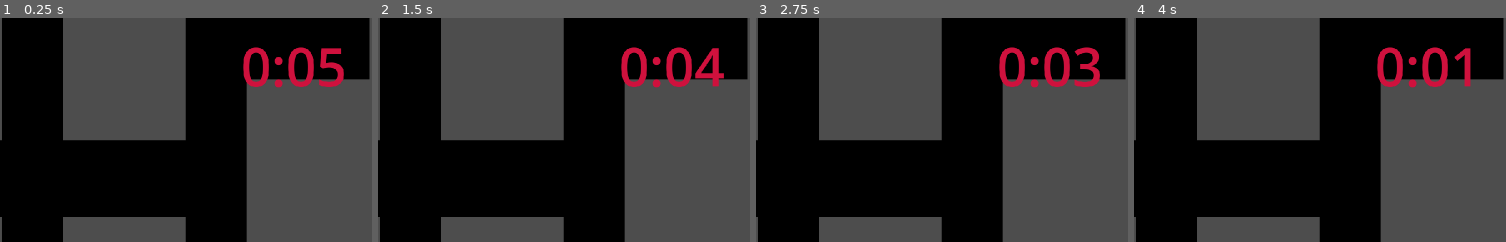
Above: before the commit, frames 1-4 (left to right).
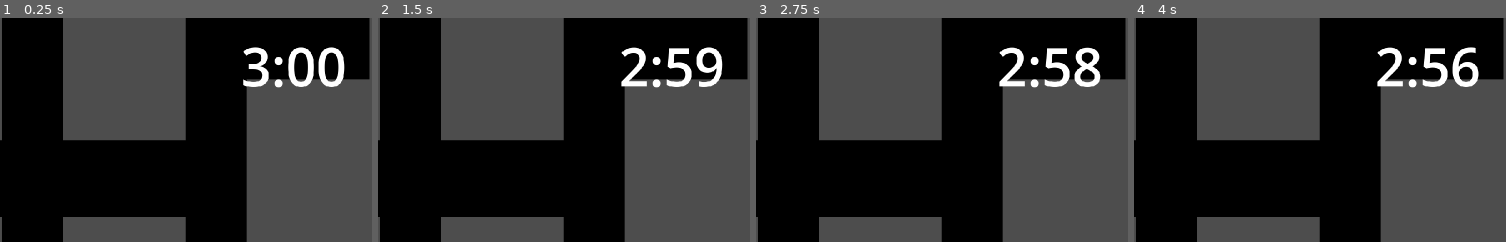
Above: after the commit, the same moments.

Repository: timo-bmgd/dungeon-raider
Game: Godot game, scene res://scenes/level_dungeon.tscn
Same seed, same stepped clock (60 frames per second), same inputs: the game is played once before the commit and once after it. This scene is started directly instead of the project's main scene.
Inputs (mouse positions are % of the whole screen's width and height, from its top left):
- Up to frame 1 (0.25 s): no input
- Up to frame 2 (1.5 s): tap Enter at 0.5 s; move the mouse to (70, 45) at 0.52 s; hold D (right) 0.53-1.28 s; tap 1 (1) at 0.6 s; click (70, 45) at 0.67 s; tap 2 (2) at 0.8, 1.35 s; tap Space at 1.25 s; move the mouse to (25, 55) at 1.27 s; hold S (down) from 1.28 s (still down)
- Up to frame 3 (2.75 s): tap 3 (3) at 1.55, 2.1 s; move the mouse to (57, 28) at 2.02 s; release S (down) at 2.03 s; hold D (right) from 2.03 s (still down); tap 4 (4) at 2.3 s
- Up to frame 4 (4 s): tap Enter at 2.75 s; move the mouse to (41, 70) at 2.77 s; release D (right) at 2.78 s; hold W (up) 2.78-3.53 s; tap 4 (4) at 2.85 s; click (41, 70) at 2.92 s; tap 1 (1) at 3.05, 3.6 s; tap Space at 3.5 s; move the mouse to (79, 65) at 3.52 s; hold A (left) from 3.53 s (still down); tap 2 (2) at 3.8 s
The pictures show only the part of the screen within x 50-100%, y 0-50%; the shares and areas given below are measured in that part.

The runs differ from the first frame. In frame 1, 2.6% of the frame differs, in the area x 65-93%, y 12-32%; in frame 2, 3.0%, in the area x 65-94%, y 12-32%; in frame 3, 2.7%; in frame 4, 2.8%.
Error before the commit: Invalid access to property or key '_on_dungeon_time_over' on a base object of type 'null instance'. (res://scripts/dungeon_death_timer.gd:19)
Error after the commit: Invalid access to property or key '_on_dungeon_time_over' on a base object of type 'null instance'. (res://scripts/dungeon_death_timer.gd:18)

Commit message:
refactor, currently fixing light turning off and on when in dungeon WIP

Diff:
--- a/scenes/game.tscn
+++ b/scenes/game.tscn
@@ -1,10 +1,9 @@
-[gd_scene load_steps=9 format=3 uid="uid://b75aajcjkg4mj"]
+[gd_scene load_steps=8 format=3 uid="uid://b75aajcjkg4mj"]
 
 [ext_resource type="Script" uid="uid://dlb3hxyyyljge" path="res://scripts/game.gd" id="1_xmnyv"]
 [ext_resource type="Script" uid="uid://b3ye5gktvbhuj" path="res://scripts/game_manager.gd" id="2_cx7qy"]
 [ext_resource type="Script" uid="uid://c351vim3omago" path="res://scripts/inventory.gd" id="4_gee14"]
 [ext_resource type="PackedScene" uid="uid://di3fotwsmkky1" path="res://scenes/player.tscn" id="4_r0gsk"]
-[ext_resource type="Texture2D" uid="uid://tti50cge3hfr" path="res://assets/sprites/lightcone.png" id="5_0tnpc"]
 [ext_resource type="PackedScene" uid="uid://bvpekn53kuron" path="res://scenes/ui.tscn" id="6_6370d"]
 [ext_resource type="Script" uid="uid://vbag1du7jjov" path="res://scripts/ui.gd" id="7_fojqs"]
 [ext_resource type="PackedScene" uid="uid://cxktw3i3rbctq" path="res://scenes/main_menu_buttons.tscn" id="8_gee14"]
@@ -31,15 +30,6 @@
 
 [node name="Inventory" type="Node" parent="Player"]
 script = ExtResource("4_gee14")
-
-[node name="PointLight2D" type="PointLight2D" parent="Player"]
-shadow_enabled = true
-shadow_filter = 2
-texture = ExtResource("5_0tnpc")
-texture_scale = 0.51
-
-[node name="SpotLight3D" type="SpotLight3D" parent="Player"]
-visible = false
 
 [node name="ui" parent="." instance=ExtResource("6_6370d")]
 unique_name_in_owner = true
@@ -77,4 +67,5 @@
 [node name="ItemContainer" type="Node2D" parent="."]
 z_index = 6
 
+[connection signal="level_changed" from="GameManager" to="Player" method="_on_game_manager_level_changed"]
 [connection signal="timeout" from="GameManager/throw_timer" to="GameManager" method="_on_throw_timer_timeout"]
--- a/scenes/player.tscn
+++ b/scenes/player.tscn
@@ -1,7 +1,8 @@
-[gd_scene load_steps=45 format=3 uid="uid://di3fotwsmkky1"]
+[gd_scene load_steps=46 format=3 uid="uid://di3fotwsmkky1"]
 
 [ext_resource type="Script" uid="uid://vdws3fvqmrxt" path="res://scripts/player_character.gd" id="1_g2els"]
 [ext_resource type="Texture2D" uid="uid://2ldpjn6yh4x5" path="res://assets/sprites/animals/Sheep_animation_without_shadow.png" id="2_g2els"]
+[ext_resource type="Texture2D" uid="uid://tti50cge3hfr" path="res://assets/sprites/lightcone.png" id="3_qhqgy"]
 
 [sub_resource type="RectangleShape2D" id="RectangleShape2D_dqkch"]
 size = Vector2(10, 13)
@@ -344,3 +345,10 @@
 animation = &"idle_right"
 autoplay = "idle_down"
 frame_progress = 0.4413762
+
+[node name="PointLight2D" type="PointLight2D" parent="."]
+visible = false
+shadow_enabled = true
+shadow_filter = 2
+texture = ExtResource("3_qhqgy")
+texture_scale = 0.75
--- a/scripts/dungeon_death_timer.gd
+++ b/scripts/dungeon_death_timer.gd
@@ -6,16 +6,15 @@
 signal dungeon_time_over
 signal dungeon_second(time_remaining)
 
-var time_left = 5.0  # 3 minutes in seconds
+var time_left = 180.0  # 3 minutes in seconds
 
 func _ready():
-	timer.wait_time = 1.0  # Update every second
+	timer.wait_time = 1.0
 	timer.timeout.connect(_on_timer_timeout)
 	timer.start()
 	update_label()
 
-	# Find GameManager (assuming it's an autoload or has a specific name)
-	var game_manager = get_node("/root/Game/GameManager")  # Adjust path
+	var game_manager = get_node("/root/Game/GameManager")
 	dungeon_time_over.connect(game_manager._on_dungeon_time_over)
 	dungeon_second.connect(game_manager._on_dungeon_second)
 
--- a/scripts/game_manager.gd
+++ b/scripts/game_manager.gd
@@ -1,10 +1,8 @@
-# game_manager.gd - Orchestrates gameplay, delegates to inventory
-
 extends Node2D
 
-enum Level {SPACESHIP, DUNGEON}
+enum Level {LEVEL_SPACESHIP, LEVEL_DUNGEON, DEATH_SCREEN}
 
-var current_level = Level.SPACESHIP
+var current_level = Level.LEVEL_SPACESHIP
 var scenes_path = "res://scenes/%s.tscn"
 
 @onready var ui: CanvasLayer = %ui
@@ -13,6 +11,8 @@
 @onready var item_container: Node2D = $"../ItemContainer"
 @onready var inventory: Node = $"../Player/Inventory"
 @onready var throw_timer: Timer = $throw_timer
+
+signal level_changed(level_name)
 
 
 func _ready() -> void:
@@ -64,6 +64,7 @@
 	var level: Resource = ResourceLoader.load(scenes_path % scene_name)
 	level_container.add_child(level.instantiate())
 	player.position = Vector2(420,420)
+	level_changed.emit(scene_name)
 
 func _on_throw_timer_timeout() -> void:
 	var item = inventory.remove_selected_item()
--- a/scripts/item.gd
+++ b/scripts/item.gd
@@ -14,29 +14,19 @@
 var in_inventory = false:
 	set(value):
 		in_inventory = value
-		print("in inventory changed to:" + str(value))
 
 func _ready():
 	await get_tree().process_frame
-
 	game_manager = get_node("/root/Game/GameManager")
-
-	if game_manager:
-		print("✓ GameManager found successfully")
-	else:
-		print("!!! ERROR: GameManager not found")
-
 
 func update_children_scale():
 	for child in get_children():
 		child.scale = Vector2(size, size)
 
 func _on_pick_up_zone_body_entered(body: Node2D) -> void:
-	print("item collected by:" + str(body.name))
 	game_manager.collect_item(self)
 
 func _on_enable_after_spawn_timeout() -> void:
-	print("enabled the item after spawn timeout")
 	set_collision(true)
 
 func on_thrown() -> void:
@@ -46,7 +36,6 @@
 	enable_after_spawn.start()
 
 func set_collision(status) -> void:
-	print("setting item collision to " + str(status))
 	if status:
 		set_collision_mask_value(2, true)  # Enable collision with player (layer 2)
 	else:
--- a/scripts/player_character.gd
+++ b/scripts/player_character.gd
@@ -3,7 +3,7 @@
 @export var sneak_speed = 100
 @export var push_force: float = 30.0
 
-
+@onready var point_light_2d: PointLight2D = $PointLight2D
 @onready var animated_sprite: AnimatedSprite2D = $AnimatedSprite2D
 var current_direction := "down"
 
@@ -51,3 +51,16 @@
 		if collider is RigidBody2D and collider.get_collision_layer_value(3):
 			var push_dir := -collision.get_normal()
 			collider.apply_central_impulse(push_dir * push_force)
+
+
+func _on_game_manager_level_changed(level_name: Variant) -> void:
+	if point_light_2d == null:
+		return
+	# IF THE PLAYER IS IN THE DUNGEON:
+	if level_name == %GameManager.Level.keys()[1]:
+		# turn on light
+		point_light_2d.enabled = true
+		print("enabled light")
+	else:
+		# turn off light
+		point_light_2d.enabled = false
--- a/scripts/scene_manager.gd
+++ b/scripts/scene_manager.gd
@@ -6,20 +6,35 @@
 enum State {MAIN_MENU, GAME}
 var state = State.MAIN_MENU
 
+var game_state = {
+	"inventory_items": [],
+	"money": 0
+}
+
 func _ready():
 	var root = get_tree().root
-	# Using a negative index counts from the end, so this gets the last child node of `root`.
 	current_scene = root.get_child(-1)
 
+func save_game_state(inventory: Array, spaceship: Array, money_amount: int):
+	game_state["inventory_items"] = inventory
+	game_state["money"] = money_amount
+	print("Game state saved: %d items in inventory, %d items in spaceship, $%d" % [
+		inventory.size(),
+		spaceship.size(),
+		money_amount
+	])
+
+func get_game_state() -> Dictionary:
+	return game_state
+
+func reset_game_state():
+	game_state = {
+		"inventory_items": [],
+		"spaceship_items": [],
+		"money": 0
+	}
+
 func goto_scene(scene_name):
-	# This function will usually be called from a signal callback,
-	# or some other function in the current scene.
-	# Deleting the current scene at this point is
-	# a bad idea, because it may still be executing code.
-	# This will result in a crash or unexpected behavior.
-
-	# The solution is to defer the load to a later time, when
-	# we can be sure that no code from the current scene is running:
 	match scene_name:
 		"game":
 			state = State.GAME
@@ -27,27 +42,16 @@
 			state = State.MAIN_MENU
 		_:
 			state = State.MAIN_MENU
-
 	_deferred_goto_scene.call_deferred(scene_name)
 
-
 func _deferred_goto_scene(scene_name):
-	# It is now safe to remove the current scene.
 	current_scene.free()
 
-	# Construct path
 	var path = scenes_path % scene_name
-
-	# Load the new scene.
 	var s = ResourceLoader.load(path)
 
-	# Instance the new scene.
 	current_scene = s.instantiate()
-
-	# Add it to the active scene, as child of root.
 	get_tree().root.add_child(current_scene)
-
-	# Optionally, to make it compatible with the SceneTree.change_scene_to_file() API.
 	get_tree().current_scene = current_scene
 
 	print("updating STATE to %s" % scene_name)
--- a/scripts/tile_map_layer.gd
+++ b/scripts/tile_map_layer.gd
@@ -56,18 +56,11 @@
 
 
 func spawn_item() -> Vector2i:
-	print("\n=== Starting spawn_item() ===")
 
 	# Calculate world bounds in tile coordinates
 	var world_min = Vector2i(-GENERATIONS * pattern_size.x, -GENERATIONS * pattern_size.y)
 	var world_max = Vector2i(GENERATIONS * pattern_size.x, GENERATIONS * pattern_size.y)
 
-	print("World bounds - Min: %s, Max: %s" % [world_min, world_max])
-	print("TileMapLayer transform - Position: %s, Scale: %s, Rotation: %s" % [
-		tile_map_layer.global_position,
-		tile_map_layer.scale,
-		tile_map_layer.rotation_degrees
-	])
 
 	var attempts = 0
 
@@ -80,39 +73,23 @@
 			randi_range(world_min.y, world_max.y - 1)
 		)
 
-		print("Attempt %d: Testing position %s" % [attempts, random_tile_pos])
-
 		# Check if this tile is valid for spawning
 		if is_valid_spawn_location(random_tile_pos):
-			print("✓ SUCCESS! Valid spawn location found at %s after %d attempts" % [random_tile_pos, attempts])
-
 			# Instantiate the item
 			var item = ItemScene.instantiate()
-			print("  → Item instantiated from scene")
-
 			# Add to scene tree
 			add_child(item)
-			print("  → Item added to scene tree")
-
 			# seti
 			item.game_manager = game_manager
 
 			# Convert tile coordinates to local position, then to global
 			var local_position = tile_map_layer.map_to_local(random_tile_pos)
-			print("  → Tile local position: %s" % local_position)
-
 			var global_position = tile_map_layer.to_global(local_position)
-			print("  → Converted to global position: %s" % global_position)
-
 			# Position the item at the correct global location
 			item.global_position = global_position
-			print("  → Item positioned at: %s" % item.global_position)
 
 			return random_tile_pos
-		else:
-			print("✗ Position %s is not valid for spawning" % random_tile_pos)
 
-	print("!!! FAILED to find valid spawn location after %d attempts" % MAX_SPAWN_ATTEMPTS)
 	return Vector2i(-999999, -999999)
 
 
@@ -121,38 +98,26 @@
 	Checks if a tile position is valid for item spawning.
 	Uses custom data layer to determine validity.
 	"""
-	print("  Checking tile at %s..." % tile_coords)
-
 	# Get the tile data at this position
 	var tile_data = tile_map_layer.get_cell_tile_data(tile_coords)
 
 	if tile_data == null:
-		print("  → No tile exists at this position")
 		return false
 
 	# Check if the custom data layer exists
 	if not tile_data.get_custom_data(VALID_SPAWN_CUSTOM_DATA_LAYER):
-		print("  → Warning: Custom data layer '%s' not found on this tile" % VALID_SPAWN_CUSTOM_DATA_LAYER)
 		return false
 
 	# Get the custom data value
 	var spawn_data = tile_data.get_custom_data(VALID_SPAWN_CUSTOM_DATA_LAYER)
-	print("  → Custom data '%s' = %s" % [VALID_SPAWN_CUSTOM_DATA_LAYER, spawn_data])
 
 	# Check if it matches the valid spawn value
 	var is_valid = (spawn_data == VALID_SPAWN_VALUE)
-	print("  → Is valid spawn location: %s" % is_valid)
 
 	return is_valid
 
 
 # Optional: Test function to spawn multiple items
 func test_spawn_items(count: int = 1000):
-	print("\n=== Testing spawn of %d items ===" % count)
 	for i in range(count):
-		print("\n--- Spawning item %d/%d ---" % [i + 1, count])
 		var spawn_pos = spawn_item()
-		if spawn_pos != Vector2i(-999999, -999999):
-			print("Item %d spawned successfully at %s" % [i + 1, spawn_pos])
-		else:
-			print("Item %d failed to spawn" % [i + 1])
